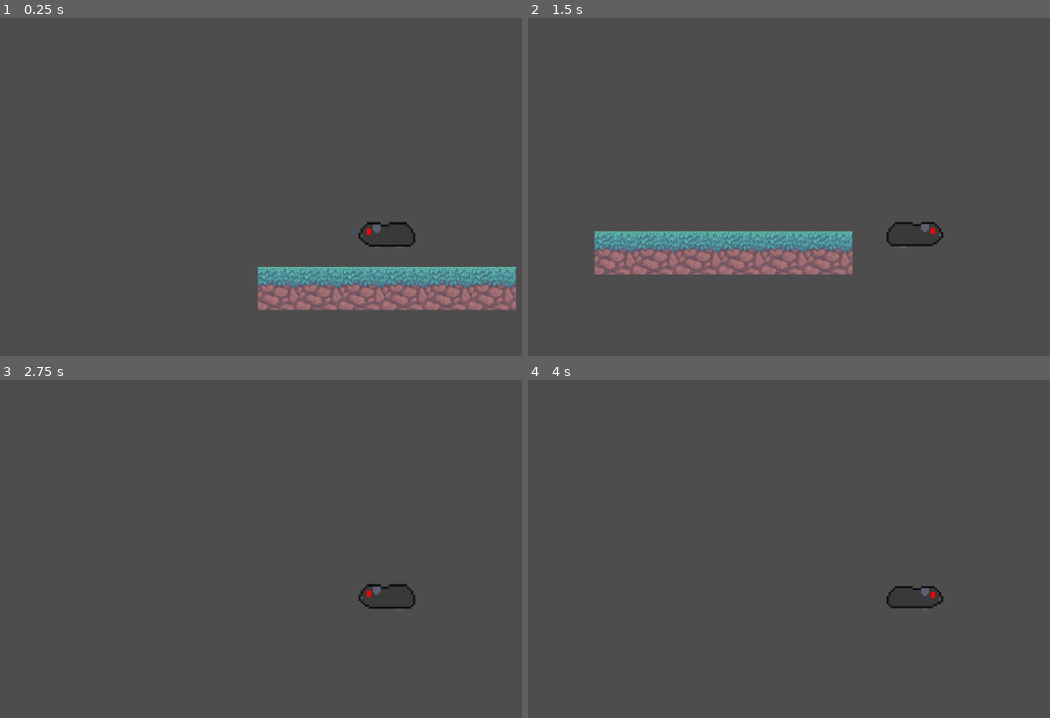
Above: before the commit, frames 1-4 (two rows, left to right).
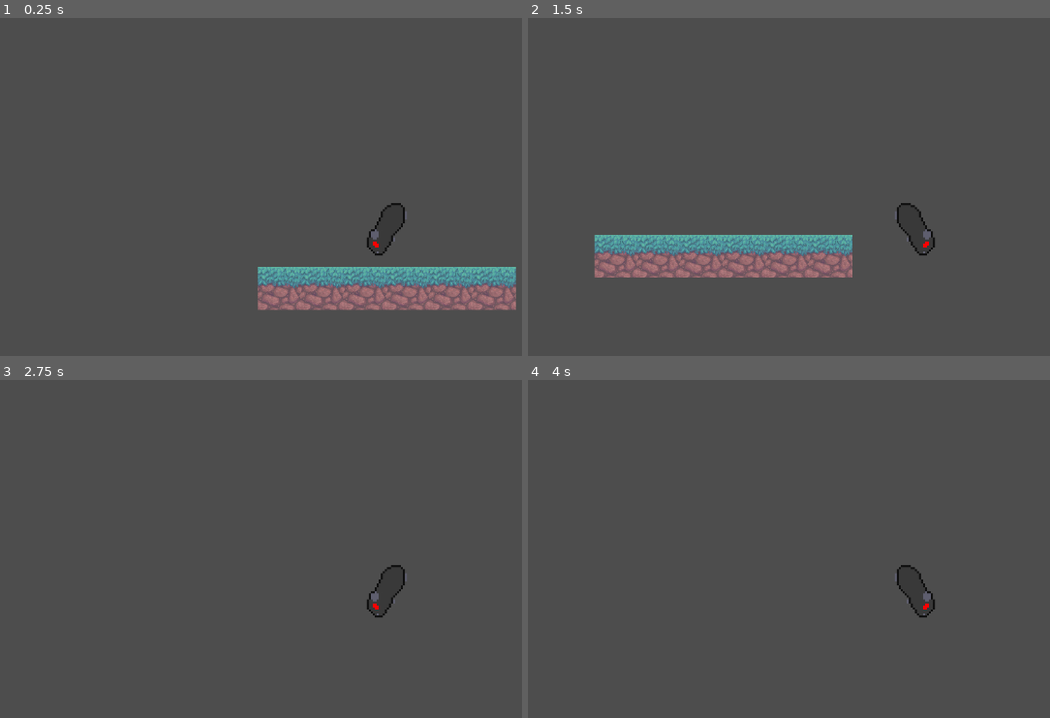
Above: after the commit, the same moments.

Repository: squidink7/RevengeOfThePeeg
Game: Godot game, scene res://scenes/game_world.tscn
The game is run twice, just before and just after one commit, with the same random seed, the same clock (stepped at 60 frames per second) and the same inputs.
Inputs:
- Up to frame 1 (0.25 s): no input
- Up to frame 2 (1.5 s): hold D (move_right) from 0.53 s (still down); tap Space (jump) at 0.6, 0.77, 1.07, 1.35 s
- Up to frame 3 (2.75 s): tap Space (jump) at 1.52, 1.82, 2.1 s; release D (move_right) at 2.03 s; hold A (move_left) from 2.03 s (still down)
- Up to frame 4 (4 s): tap Enter at 2.75 s; release A (move_left) at 2.78 s; hold D (move_right) from 2.78 s (still down); tap Space (jump) at 2.85, 3.02, 3.32, 3.6, 3.77 s

The runs differ from the first frame. In frame 1, 0.4% of the frame differs, in the area x 68-80%, y 54-71%; in frame 2, 4.2%, in the area x 12-80%, y 54-77%; in frame 3, 0.4%; in frame 4, 0.4%.

Commit message:
new push

Diff:
--- a/prefabs/player.gd
+++ b/prefabs/player.gd
@@ -13,10 +13,8 @@
 	if not is_on_floor():
 		velocity.y += gravity * delta
 
-	# Handle jump.
-	if Input.is_action_just_pressed("jump") and is_on_floor():
-		velocity.y = JUMP_VELOCITY
-		$AnimatedSprite2D.play("new_animation")
+
+
 
 	# Get the input direction and handle the movement/deceleration.
 	# As good practice, you should replace UI actions with custom gameplay actions.
@@ -32,5 +30,14 @@
 		velocity.x = move_toward(velocity.x, 0, SPEED)
 		$AnimatedSprite2D.play("default")
 
+	# Handle jump.
+	if Input.is_action_just_pressed("jump") and is_on_floor():
+		velocity.y = JUMP_VELOCITY
+
+	if  velocity.y < 0:
+		$AnimatedSprite2D.play("jump_up")
+	elif velocity.y > 0:
+		$AnimatedSprite2D.play("jump_down")
+
 
 	move_and_slide()
--- a/prefabs/player.tscn
+++ b/prefabs/player.tscn
@@ -8,7 +8,7 @@
 [ext_resource type="Texture2D" uid="uid://c3rvaiv2p7eyq" path="res://Peeg/Untitled_Artwork-3.png" id="5_vb0a6"]
 
 [sub_resource type="RectangleShape2D" id="RectangleShape2D_s7veb"]
-size = Vector2(80, 32)
+size = Vector2(80, 37)
 
 [sub_resource type="SpriteFrames" id="SpriteFrames_kiu1r"]
 animations = [{
@@ -52,6 +52,7 @@
 script = ExtResource("1_reg0w")
 
 [node name="CollisionShape2D" type="CollisionShape2D" parent="."]
+position = Vector2(0, 2.5)
 shape = SubResource("RectangleShape2D_s7veb")
 
 [node name="AnimatedSprite2D" type="AnimatedSprite2D" parent="."]
Not shown: 1 places in scenes/game_world.tscn that only renumber resources
